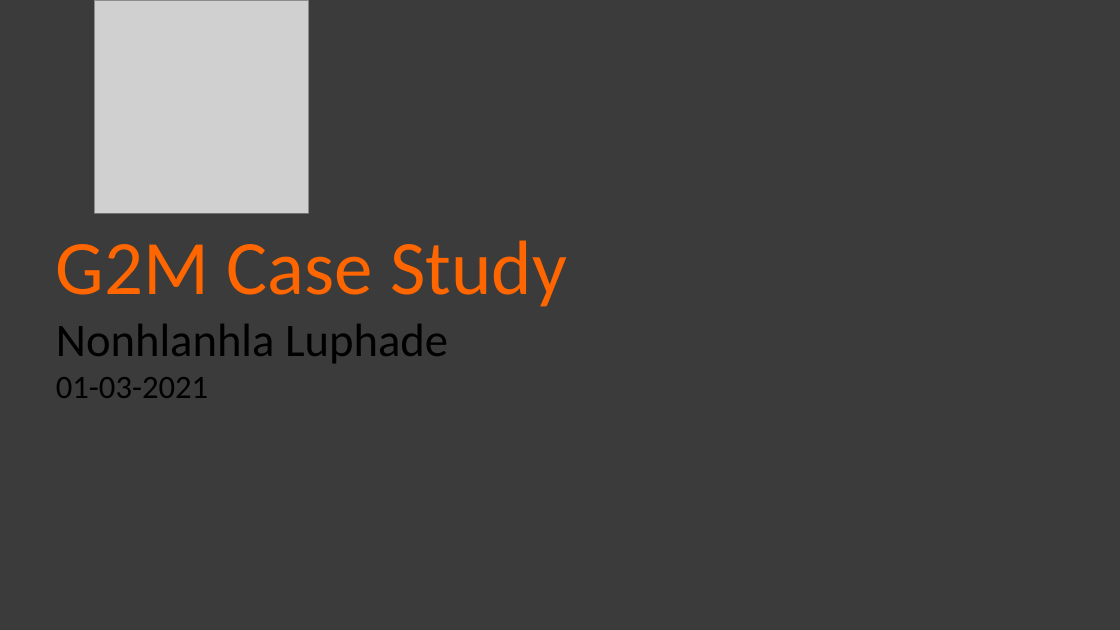
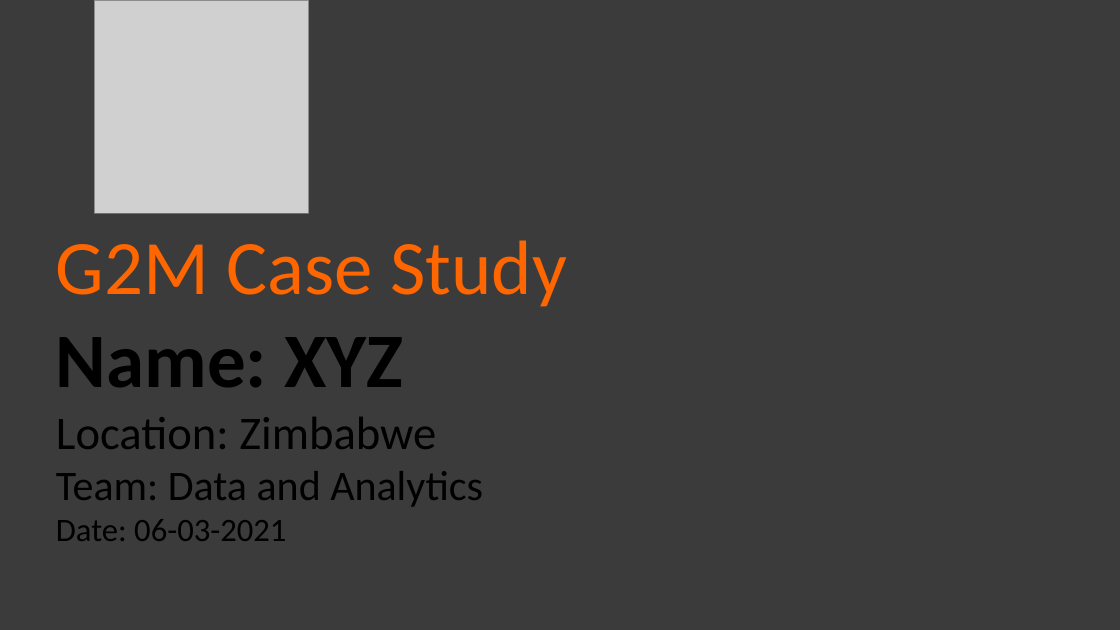
Before and after one commit to shelovescode000/DataSets, a slide deck: slide 1 of G2M_Case_Study.potx. Drawn at 1120x630 pixels with LibreOffice and Linux fonts; fonts in the diff are those of the drawing; grey boxes stand for pictures. Boxes give left, top, right and bottom in pixels: in the first picture for what was removed or moved away, otherwise in the second. Text is boxed around its words. In the diff, an @@ line names an element or a change of style, - is before the commit and + after.

```diff
--- a/G2M_Case_Study.potx
+++ b/G2M_Case_Study.potx
@@ text at [56,337,483,541]: text changed; size 40 to 36 pt @@
-Nonhlanhla Luphade
-01-03-2021
+Name: XYZ
+Location: Zimbabwe
+Team: Data and Analytics
+Date: 06-03-2021
```
Also in this commit, not shown: 1 other file.
